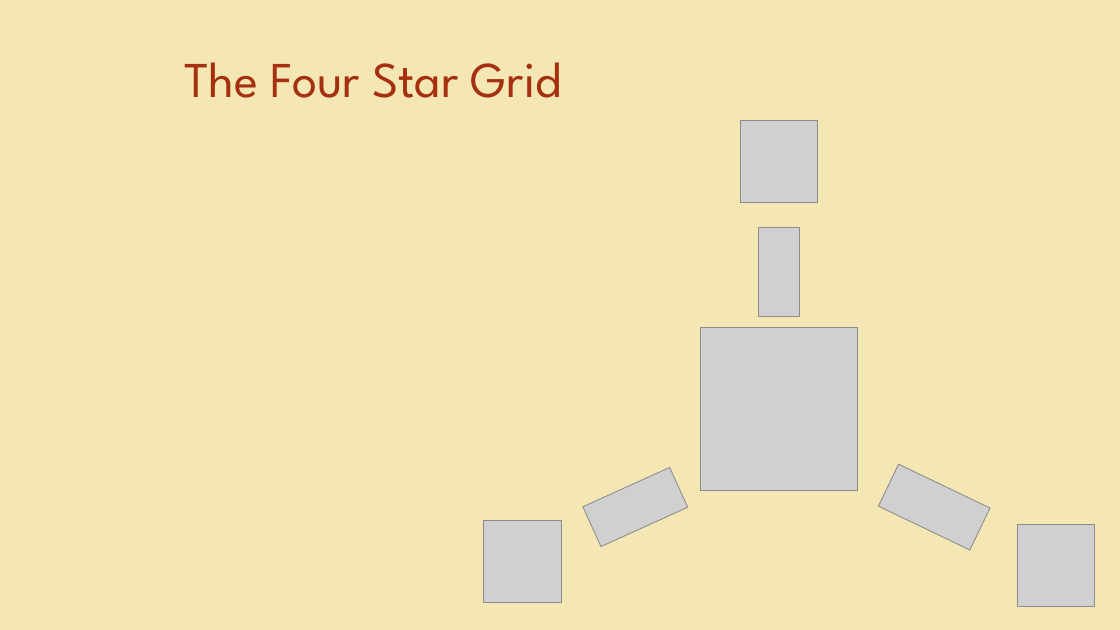
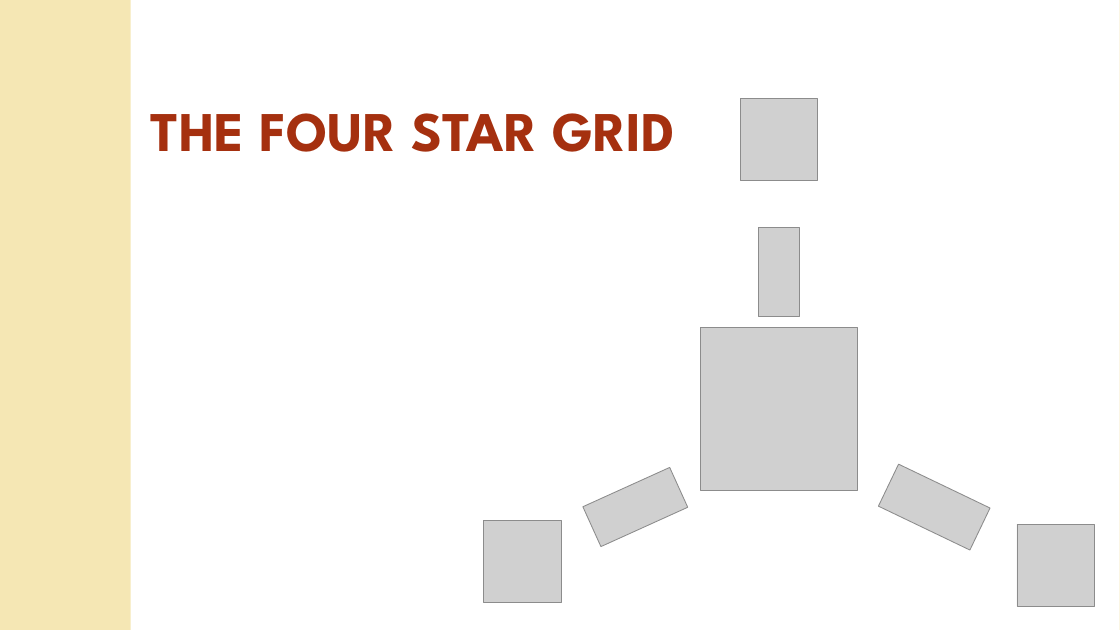
Before and after one commit to Shiromasteven/Decentralized-Smart-Grid-Demand-Side-Predictions, a slide deck: slide 3 of Decentralized Smart Energy Grid.pptx. Drawn at 1120x630 pixels with LibreOffice and Linux fonts; fonts in the diff are those of the drawing; grey boxes stand for pictures; background and template pictures are left out. Boxes give left, top, right and bottom in pixels: in the first picture for what was removed or moved away, otherwise in the second. Text is boxed around its words. In the diff, an @@ line names an element or a change of style, - is before the commit and + after.

```diff
--- a/Decentralized Smart Energy Grid.pptx
+++ b/Decentralized Smart Energy Grid.pptx
@@ rectangle added at [131, 0, 1120, 630], fill #FFFFFF @@
@@ title "THE FOUR STAR GRID" at [151, 113, 675, 152]: vertical alignment middle to top @@
@@ title at [151, 113, 675, 152]: text changed; size 43 to 48 pt; bold on @@
-The Four Star Grid
+THE FOUR STAR GRID
@@ picture: place and size @@
-picture at [740, 120, 818, 202]
+picture at [740, 98, 818, 181]
```
Also in this commit, not shown: 3 other slides changed, 2 slides added.
